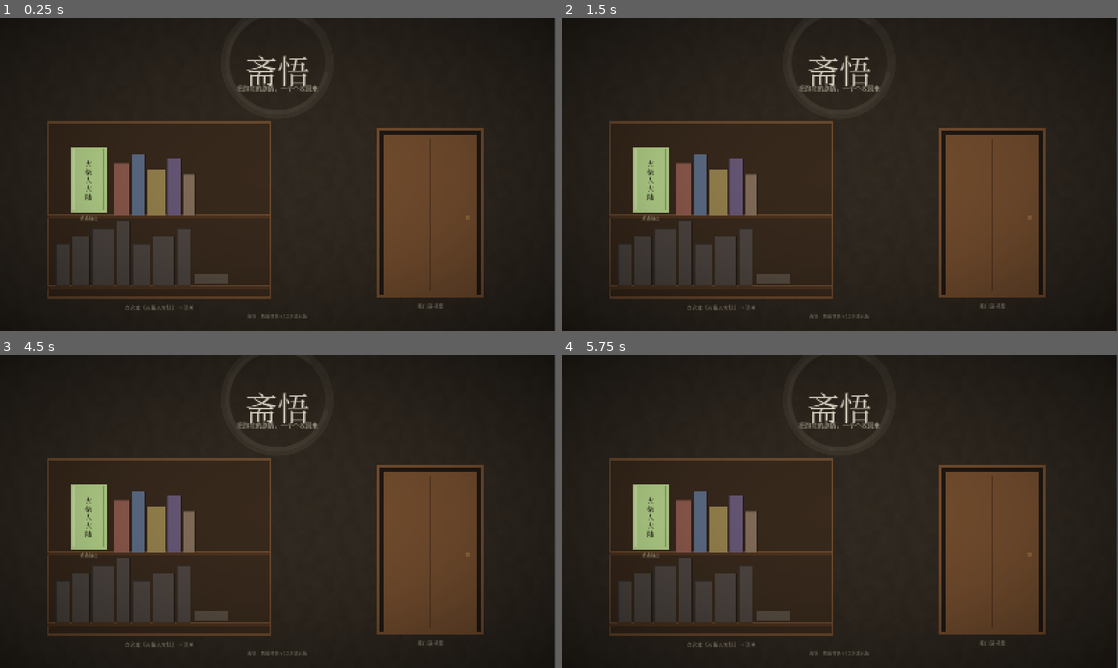
Above: before the commit, frames 1-4 (two rows, left to right).
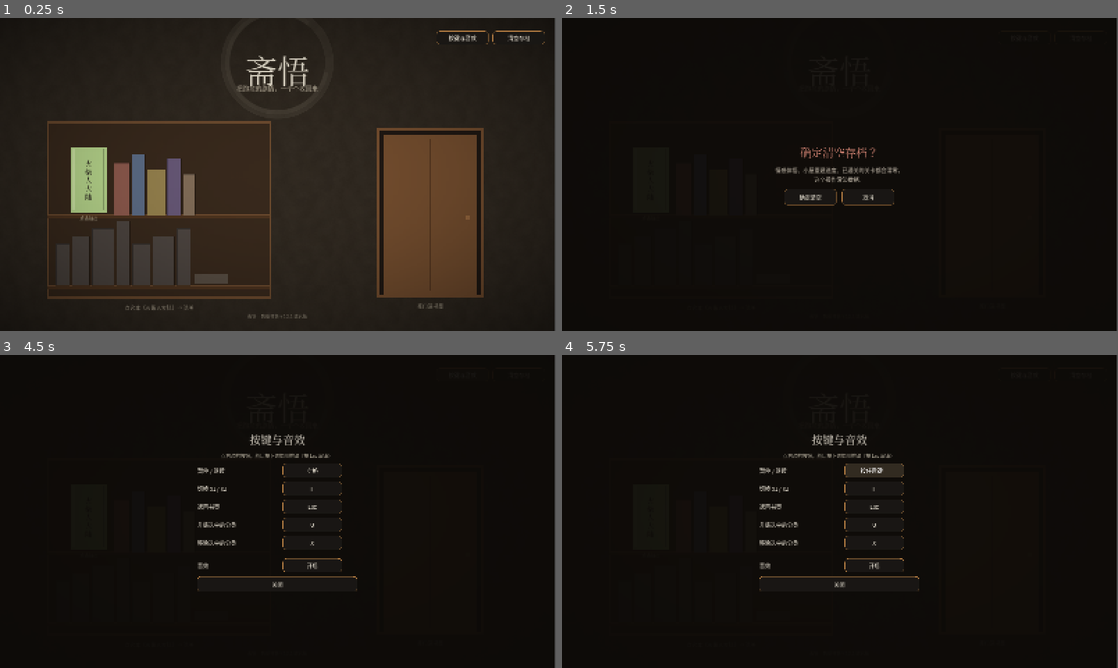
Above: after the commit, the same moments.

Repository: Maixr/jg-source
Game: Godot game, scene res://ui/main.tscn
The game is run twice, just before and just after one commit, with the same random seed, the same clock (stepped at 60 frames per second) and the same inputs.
Inputs (mouse positions are in pixels of both pictures, inside the frame that each line leads up to):
- Up to frame 1 (0.25 s): no input
- Up to frame 2 (1.5 s): click (1079, 36) at 0.5 s, where only the run after the commit has a clickable "清空存档"; click (1023, 36) at 1.25 s, where only the run after the commit has a clickable "按键与音效"
- Up to frame 3 (4.5 s): click (250, 533) at 2 s, where only the run after the commit has a clickable "确定清空"; click (517, 373) at 2.75 s, where only the run after the commit has a clickable "清空存档"; click (305, 533) at 3.5 s, where only the run after the commit has a clickable "取消"; click (461, 373) at 4.25 s, where only the run after the commit has a clickable "按键与音效"
- Up to frame 4 (5.75 s): click (873, 470) at 5 s, where only the run after the commit has a clickable "空格"

The runs differ from the first frame. In frame 1, 0.2% of the frame differs, in the area x 52-98%, y 4-96%; in frame 2, 56%, in the area x 4-94%, y 0-97%; in frame 3, 54%; in frame 4, 54%.

Commit message:
v0.2.1：设置/清档挪到首页，选关页去掉书屋卡片
按反馈调整
- 选关页（火柴人大陆）左侧那张「小魔女的书屋」插画卡删掉了：
  书屋现在从首页推门进，选关页再摆一次是重复信息。
  title_decor.gd 里的 _draw_house_card 和 _house 纹理一起删了
- 「按键与音效」「清空存档」从选关页页脚挪到首页右上角常驻
  · 首页用真按钮（不是自己画热区），hover/按下/键盘焦点/按钮墨点都能自动生效
  · 选关页页脚只留「返回首页」
- 清档后回到首页（原来回选关页），清完书架和书屋都是归零状态，回首页更顺

修一个存档事故（重要）
- 某个自检/编辑器流程在 save_enabled 关掉之前的窗口期调了 reset_progress，
  把玩家 3000+ 体悟和整套书屋升级写成了全零。存档已恢复。
- 现在 save_state() 多了道保险：写之前比一次磁盘旧档，
  如果「内存里全空、磁盘上有进度」就拒绝写入并 push_warning；
  只有玩家明确点清档（reset_progress -> save_state(true)）才允许写全零。
- 自检的两个边界也补了：清档测试后从文件备份还原并重新 load_state()
  （实测自检跑完存档指纹逐字节不变）

其他
- 版本 v0.2.1
- 说明书同步：设置/清档位置、首页按钮说明

Diff:
--- a/core/game_state.gd
+++ b/core/game_state.gd
@@ -212,8 +212,16 @@
 
 # --- 存档 ---
 
-func save_state() -> void:
+## 写存档。force 只给 reset_progress() 用 —— 只有「玩家明确点了清档」才允许把进度写成全零。
+##
+## 这道保险是踩过坑加的：某次自检/编辑器流程在 save_enabled 没生效的瞬间调了 reset，
+## 结果把玩家几千体悟和整套书屋升级写成了 0。写之前比一下磁盘上的旧档，
+## 发现「内存里全空、磁盘上有进度」就拒绝，宁可这一帧不存。
+func save_state(force := false) -> void:
 	if not save_enabled:
+		return
+	if not force and _is_blank_progress() and _disk_has_progress():
+		push_warning("GameState: 拒绝用空进度覆盖存档（不是明确清档）")
 		return
 	last_seen = int(Time.get_unix_time_from_system())
 	var data := {
@@ -229,6 +237,35 @@
 		return
 	f.store_string(JSON.stringify(data, "\t"))
 	f.close()
+
+
+## 内存里的进度是否已经「空」了（被打回初始状态）
+func _is_blank_progress() -> bool:
+	if insight > 0.5 or cleared_count > 0:
+		return false
+	for id in UnitData.UPGRADE_ORDER:
+		if up_level(id) > 0:
+			return false
+	return true
+
+
+## 磁盘上的旧档是否还有进度
+func _disk_has_progress() -> bool:
+	if not FileAccess.file_exists(SAVE_PATH):
+		return false
+	var text := FileAccess.get_file_as_string(SAVE_PATH)
+	var parsed: Variant = JSON.parse_string(text)
+	if not (parsed is Dictionary):
+		return false
+	var d: Dictionary = parsed
+	if float(d.get("insight", 0.0)) > 0.5 or int(d.get("cleared_count", 0)) > 0:
+		return true
+	var ups: Variant = d.get("upgrades", null)
+	if ups is Dictionary:
+		for id in UnitData.UPGRADE_ORDER:
+			if int((ups as Dictionary).get(id, 0)) > 0:
+				return true
+	return int(d.get("house_stage", 0)) > 0
 
 
 func load_state() -> void:
@@ -282,7 +319,7 @@
 	cleared_count = 0
 	last_seen = 0
 	seen_enemies = {}
-	save_state()
+	save_state(true)
 	_emitted_insight = int(insight)
 	insight_changed.emit(insight)
 	upgrades_changed.emit()
--- a/core/unit_data.gd
+++ b/core/unit_data.gd
@@ -25,7 +25,7 @@
 ## 版号 / 标题只在这一处维护：打包脚本会用正则从这里读，
 ## 不用再去 export_windows.ps1 里同步 $exeName。
 const GAME_TITLE := "斋悟"
-const GAME_VERSION := "v0.2.0"
+const GAME_VERSION := "v0.2.1"
 const GAME_CHANNEL := "试玩版"
 const GAME_BUILD := "2026-10-30"
 
--- a/ui/home_screen.gd
+++ b/ui/home_screen.gd
@@ -11,6 +11,9 @@
 
 signal open_levels()
 signal open_house()
+## 首页右上角的小菜单：按键与音效 / 清空存档
+signal open_settings()
+signal clear_requested()
 
 const TITLE := "斋悟"
 
@@ -25,7 +28,6 @@
 
 var _paper: ImageTexture
 var _vignette: ImageTexture
-var _house: Texture2D
 var _font_book: Font
 var _font_sans: Font
 
@@ -42,9 +44,29 @@
 	_font_sans = UnitData.font_sans()
 	_paper = _make_paper()
 	_vignette = _make_vignette()
-	if ResourceLoader.exists("res://art/house/house_intact.jpg"):
-		_house = load("res://art/house/house_intact.jpg")
+	_build_corner_buttons()
 	set_process(true)
+
+
+## 右上角两个按钮：以前在选关页页脚，现在收到首页当常驻菜单。
+## 用真按钮（而不是自己画热区），这样 hover / 按下反馈、键盘焦点、按钮墨点都自动有。
+func _build_corner_buttons() -> void:
+	var clear := Button.new()
+	clear.text = "清空存档"
+	clear.custom_minimum_size = Vector2(150.0, 38.0)
+	clear.position = Vector2(1600.0 - 30.0 - 150.0, 38.0)
+	clear.add_theme_color_override("font_color", Color(0.80, 0.58, 0.52))
+	UiStyle.apply_button(clear)
+	clear.pressed.connect(func(): clear_requested.emit())
+	add_child(clear)
+
+	var keys := Button.new()
+	keys.text = "按键与音效"
+	keys.custom_minimum_size = Vector2(150.0, 38.0)
+	keys.position = Vector2(1600.0 - 30.0 - 150.0 - 12.0 - 150.0, 38.0)
+	UiStyle.apply_button(keys)
+	keys.pressed.connect(func(): open_settings.emit())
+	add_child(keys)
 
 
 func reset() -> void:
--- a/ui/main.gd
+++ b/ui/main.gd
@@ -473,6 +473,8 @@
 	add_child(home_panel)
 	home_panel.open_levels.connect(_on_home_levels)
 	home_panel.open_house.connect(_on_home_house)
+	home_panel.open_settings.connect(_open_settings)
+	home_panel.clear_requested.connect(_on_clear_requested)
 
 
 func _build_house() -> void:
@@ -644,21 +646,11 @@
 	footer.add_theme_constant_override("separation", 12)
 	col.add_child(footer)
 
+	# 设置与清档已经挪到首页（home_screen.gd），这里只留「返回首页」
 	var back_home := _make_button("返回首页")
-	back_home.custom_minimum_size = Vector2(140.0, 40.0)
+	back_home.custom_minimum_size = Vector2(160.0, 40.0)
 	back_home.pressed.connect(_on_back_home)
 	footer.add_child(back_home)
-
-	var key_btn := _make_button("按键与音效")
-	key_btn.custom_minimum_size = Vector2(160.0, 40.0)
-	key_btn.pressed.connect(_open_settings)
-	footer.add_child(key_btn)
-
-	var clear_btn := _make_button("清空存档")
-	clear_btn.custom_minimum_size = Vector2(160.0, 40.0)
-	clear_btn.add_theme_color_override("font_color", Color(0.80, 0.58, 0.52))
-	clear_btn.pressed.connect(_on_clear_requested)
-	footer.add_child(clear_btn)
 
 	var ver_line := _make_label("%s %s · 构建 %s" % [
 		UnitData.GAME_VERSION, UnitData.GAME_CHANNEL, UnitData.GAME_BUILD])
@@ -939,7 +931,8 @@
 func _on_clear_confirmed() -> void:
 	confirm_panel.visible = false
 	GS.reset_progress()
-	_show_level_select()
+	# 清档入口现在在首页，清完回首页（书架上一切归零，书屋退出所有升级）
+	_show_home()
 	result_panel.visible = false
 
 
--- a/ui/title_decor.gd
+++ b/ui/title_decor.gd
@@ -21,7 +21,6 @@
 var _t := 0.0
 var _paper: ImageTexture
 var _vignette: ImageTexture
-var _house: Texture2D
 var _glyphs: Array = []
 var _font_book: Font
 var _font_sans: Font
@@ -33,8 +32,6 @@
 	_font_sans = UnitData.font_sans()
 	_paper = _make_paper()
 	_vignette = _make_vignette()
-	if ResourceLoader.exists("res://art/house/house_intact.jpg"):
-		_house = load("res://art/house/house_intact.jpg")
 	_spawn_glyphs()
 	set_process(true)
 
@@ -120,7 +117,6 @@
 	_draw_glyphs()
 	if _vignette != null:
 		draw_texture_rect(_vignette, Rect2(Vector2.ZERO, Vector2(w, h)), false)
-	_draw_house_card()
 	_draw_stationery()
 
 
@@ -144,39 +140,6 @@
 		draw_set_transform(Vector2.ZERO, 0.0)
 
 
-## 左下角的小屋插画卡：把养成目标直接摆在标题页
-func _draw_house_card() -> void:
-	var card := Rect2(46.0, 236.0, 322.0, 348.0)
-	var sb := StyleBoxFlat.new()
-	sb.bg_color = Color(0.95, 0.92, 0.84, 0.97)
-	sb.border_color = Color(UnitData.WOOD.r, UnitData.WOOD.g, UnitData.WOOD.b, 0.9)
-	sb.set_border_width_all(2)
-	sb.set_corner_radius_all(14)
-	draw_style_box(sb, card)
-
-	# 插画：按「填满」裁切，避免拉伸变形
-	var img := Rect2(card.position + Vector2(12.0, 12.0), Vector2(card.size.x - 24.0, 232.0))
-	if _house != null:
-		var tex_size := _house.get_size()
-		if tex_size.x > 0.0 and tex_size.y > 0.0:
-			var scale := maxf(img.size.x / tex_size.x, img.size.y / tex_size.y)
-			var src_size := img.size / scale
-			var src := Rect2((tex_size - src_size) * 0.5, src_size)
-			draw_texture_rect_region(_house, img, src)
-			# 压一层暖色，让插画和纸卡同一个调子
-			draw_rect(img, Color(0.42, 0.30, 0.16, 0.10), true)
-
-	var ink := Color(0.22, 0.18, 0.14, 0.95)
-	draw_string(_font_book, Vector2(card.position.x + 14.0, card.position.y + 268.0),
-		"小魔女的书屋", HORIZONTAL_ALIGNMENT_LEFT, -1, 22, ink)
-	draw_string(_font_sans, Vector2(card.position.x + 14.0, card.position.y + 296.0),
-		"重建它：分身更强，体悟来得更快", HORIZONTAL_ALIGNMENT_LEFT, -1, 13,
-		Color(0.38, 0.32, 0.26, 0.9))
-	draw_string(_font_sans, Vector2(card.position.x + 14.0, card.position.y + 320.0),
-		"重建进度会存下来，下次打开还在", HORIZONTAL_ALIGNMENT_LEFT, -1, 13,
-		Color(0.46, 0.40, 0.33, 0.85))
-
-
 ## 四角散落的文具：和战场上的是同一套画法，视觉上算一套语言
 func _draw_stationery() -> void:
 	InkArt.draw_prop(self, "eraser", Vector2(196.0, 690.0), 0.28, 1.35, false)
Not shown, changed: docs/操作说明.txt
Not shown, changed: README.md
